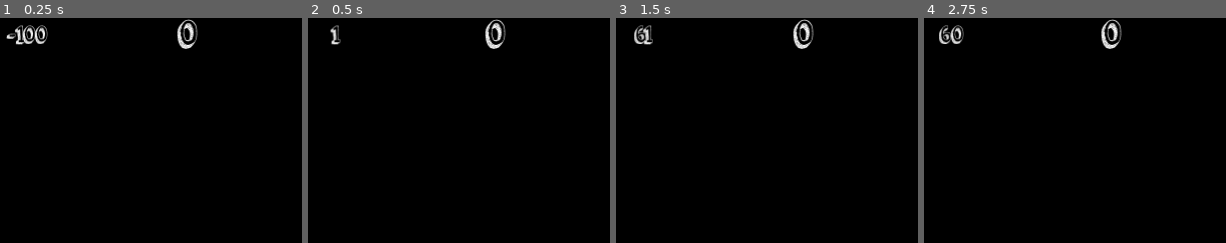
Above: before the commit, frames 1-4 (left to right).
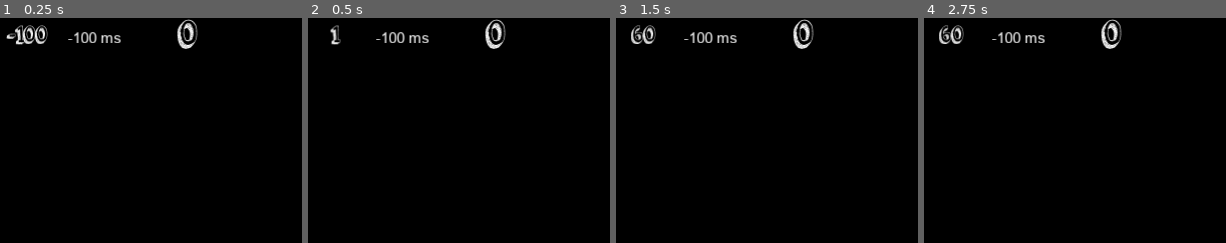
Above: after the commit, the same moments.

Repository: Ludermis/Podchest
Game: Godot game, scene res://Prefabs/Scenes/GameScene.tscn
Two runs of this game, one before a commit and one after it. Both use one fixed random seed, a clock stepped at 60 frames per second and the inputs below. This scene is started directly instead of the project's main scene.
Inputs (mouse positions are % of the whole screen's width and height, from its top left):
- Up to frame 1 (0.25 s): no input
- Up to frame 2 (0.5 s): no input
- Up to frame 3 (1.5 s): move the mouse to (93, 45) at 0.52 s; hold D (right) 0.53-1.28 s; click (93, 45) at 0.6 s; tap Enter at 1.25 s; move the mouse to (38, 55) at 1.27 s; hold S (down) from 1.28 s (still down); click (38, 55) at 1.35 s
- Up to frame 4 (2.75 s): tap Space at 2 s; move the mouse to (77, 28) at 2.02 s; release S (down) at 2.03 s; hold D (right) from 2.03 s (still down); tap Mouse wheel down (wheeldown) at 2.1 s; click (77, 28) at 2.3 s
The pictures show only the part of the screen within x 0-50%, y 0-50%; the shares and areas given below are measured in that part.

The runs differ from the first frame. In frame 1, 0.4% of the frame differs, in the area x 22-41%, y 6-12%; in frame 2, 0.4%; in frame 3, 1.0%, in the area x 4-41%, y 3-12%; in frame 4, 0.4%.

Commit message:
Lynext
Lynext Theorem artık daha iyi

Diff:
--- a/Prefabs/Characters/Villager.tscn
+++ b/Prefabs/Characters/Villager.tscn
@@ -199,6 +199,7 @@
 script = ExtResource( 2 )
 
 [node name="Schyte" type="Sprite" parent="."]
+visible = false
 position = Vector2( 0, -24 )
 scale = Vector2( 2, 2 )
 texture = ExtResource( 3 )
--- a/Prefabs/Scenes/GameScene.tscn
+++ b/Prefabs/Scenes/GameScene.tscn
@@ -21,6 +21,13 @@
 use_filter = true
 font_data = ExtResource( 2 )
 
+[sub_resource type="DynamicFont" id=11]
+size = 24
+outline_size = 2
+outline_color = Color( 0, 0, 0, 1 )
+use_filter = true
+font_data = ExtResource( 5 )
+
 [sub_resource type="StyleBoxFlat" id=3]
 bg_color = Color( 0.498039, 0.647059, 1, 1 )
 corner_radius_top_right = 16
@@ -84,6 +91,18 @@
 margin_bottom = 64.0
 custom_fonts/font = SubResource( 2 )
 text = "-100"
+align = 1
+valign = 1
+__meta__ = {
+"_edit_use_anchors_": false
+}
+
+[node name="Ping" type="Label" parent="CanvasLayer"]
+margin_left = 128.0
+margin_right = 216.0
+margin_bottom = 64.0
+custom_fonts/font = SubResource( 11 )
+text = "-100 ms"
 align = 1
 valign = 1
 __meta__ = {
--- a/Scripts/Characters/Villager.gd
+++ b/Scripts/Characters/Villager.gd
@@ -4,10 +4,13 @@
 var jumpHeight = 1024
 var acceleration = 64
 var maxSpeed = 384
-var peerID
+var id
 var team = -1
 var canMove = true
 var arrowEffect : Node2D
+
+var animation = "" setget setAnimation
+var animationPlaying = false setget setAnimationPlaying
 
 var skills = 	{1:
 					{
@@ -23,18 +26,17 @@
 					}
 				}
 
+func setAnimation (anim):
+	$Sprite.animation = anim
+
+func setAnimationPlaying (playing):
+	$Sprite.playing = playing
+	if playing == false:
+		$Sprite.frame = 5
+
 func _ready():
-	if peerID == Client.selfPeerID:
-		print("Timer started")
-		$DirtTimer.start()
-
-func setup (id, pos, color, t):
-	peerID = id
-	position = pos
 	set_physics_process(true)
-	Vars.players[peerID] = self
-	modulate = color.blend(Color(1,1,1,0.5))
-	team = t
+	$DirtTimer.start()
 
 func anySkillCasting ():
 	return (skills[1]["casting"] || skills[2]["casting"])
@@ -44,7 +46,6 @@
 
 func skillSystem ():
 	# SKILL 1
-
 	if !skills[1]["casting"]:
 		if skills[1]["lastCasted"] + skills[1]["cooldown"] > Vars.time:
 			get_tree().root.get_node("Main/CanvasLayer/Skill1/Progress").get_material().set_shader_param("value",(Vars.time - skills[1]["lastCasted"]) / skills[1]["cooldown"] * 100)
@@ -88,7 +89,6 @@
 			skills[1]["castLocation"] = get_global_mouse_position()
 			canMove = false
 			$Sprite.play("cast")
-			get_tree().root.get_node("Main").rpc_id(1,"updateAnimation",Client.selfPeerID,$Sprite.animation)
 			skills[1]["castStarted"] = Vars.time
 			skills[1]["effect"].queue_free()
 			arrowEffect.queue_free()
@@ -102,8 +102,6 @@
 			$Sprite.stop()
 			$Sprite.animation = "down"
 			$Sprite.frame = 5
-			get_tree().root.get_node("Main").rpc_id(1,"updateAnimation",Client.selfPeerID,"down")
-			get_tree().root.get_node("Main").rpc_id(1,"updateAnimation",Client.selfPeerID,"stop")
 			get_tree().root.get_node("Main/CanvasLayer/ProgressBar").visible = false
 			skills[1]["casting"] = false
 			skills[1]["lastCasted"] = Vars.time
@@ -151,7 +149,6 @@
 			skills[2]["castLocation"] = get_global_mouse_position()
 			canMove = false
 			$Sprite.play("cast")
-			get_tree().root.get_node("Main").rpc_id(1,"updateAnimation",Client.selfPeerID,$Sprite.animation)
 			skills[2]["castStarted"] = Vars.time
 			skills[2]["effect"].queue_free()
 			arrowEffect.queue_free()
@@ -165,16 +162,13 @@
 			$Sprite.stop()
 			$Sprite.animation = "down"
 			$Sprite.frame = 5
-			get_tree().root.get_node("Main").rpc_id(1,"updateAnimation",Client.selfPeerID,"down")
-			get_tree().root.get_node("Main").rpc_id(1,"updateAnimation",Client.selfPeerID,"stop")
 			get_tree().root.get_node("Main/CanvasLayer/ProgressBar").visible = false
 			skills[2]["casting"] = false
 			skills[2]["lastCasted"] = Vars.time
 
 func _physics_process(delta):
-	if peerID != Client.selfPeerID:
+	if id != Client.selfPeerID:
 		return
-
 	# Skill System
 
 	skillSystem()
@@ -183,24 +177,19 @@
 		if Input.is_action_pressed('up'):
 			if !$Sprite.playing || $Sprite.animation != "up":
 				$Sprite.play("up")
-				get_tree().root.get_node("Main").rpc_id(1,"updateAnimation",Client.selfPeerID,$Sprite.animation)
 		elif Input.is_action_pressed('down'):
 			if !$Sprite.playing || $Sprite.animation != "down":
 				$Sprite.play("down")
-				get_tree().root.get_node("Main").rpc_id(1,"updateAnimation",Client.selfPeerID,$Sprite.animation)
 		elif Input.is_action_pressed('right'):
 			if !$Sprite.playing || $Sprite.animation != "right":
 				$Sprite.play("right")
-				get_tree().root.get_node("Main").rpc_id(1,"updateAnimation",Client.selfPeerID,$Sprite.animation)
 		elif Input.is_action_pressed('left'):
 			if !$Sprite.playing || $Sprite.animation != "left":
 				$Sprite.play("left")
-				get_tree().root.get_node("Main").rpc_id(1,"updateAnimation",Client.selfPeerID,$Sprite.animation)
 		else:
 			if $Sprite.playing:
 				$Sprite.stop()
 				$Sprite.frame = 5
-				get_tree().root.get_node("Main").rpc_id(1,"updateAnimation",Client.selfPeerID,"stop")
 
 	if Input.is_action_just_released('wheeldown'):
 		$Camera2D.zoomLevel = min($Camera2D.zoomLevel + 1,12)
@@ -223,11 +212,12 @@
 		velocity.y = lerp(velocity.y,0,Vars.friction)
 		velocity.x = lerp(velocity.x,0,Vars.friction)
 	velocity = move_and_slide(velocity,Vector2.UP)
-	get_tree().root.get_node("Main").rpc_id(1,"updatePosition",Client.selfPeerID,position)
+	get_tree().root.get_node("Main").rpc_id(1,"objectUpdated",Client.selfPeerID,Client.selfPeerID,{"position": position, "animation": $Sprite.animation, "animationPlaying": $Sprite.playing})
 
 func _on_DirtTimer_timeout():
-	var vec = Vars.optimizeVector(position + Vector2(32,32),64)
-	if !Vars.dirts.has(vec):
-		get_tree().root.get_node("Main").rpc_id(1,"dirtCreated",Client.selfPeerID,vec,Vars.myTeam)
-	elif Vars.dirts[vec].team != Vars.myTeam:
-		get_tree().root.get_node("Main").rpc_id(1,"dirtChanged",Client.selfPeerID,vec,Vars.myTeam)
+	if Client.selfPeerID == Vars.roomMaster:
+		var vec = Vars.optimizeVector(position + Vector2(32,32),64)
+		if !Vars.dirts.has(vec):
+			get_tree().root.get_node("Main").rpc_id(1,"dirtCreated",Client.selfPeerID,vec,team)
+		elif Vars.dirts[vec].team != team:
+			get_tree().root.get_node("Main").rpc_id(1,"dirtChanged",Client.selfPeerID,vec,team)
--- a/Scripts/Global/Vars.gd
+++ b/Scripts/Global/Vars.gd
@@ -3,7 +3,6 @@
 var friction = 0.2
 var serverIP = "176.41.149.112"
 var serverPort = 27015
-var players = {}
 var dirtCount = 0
 var dirts = {}
 var teams = {}
@@ -20,7 +19,6 @@
 func clearVars():
 	roomMaster = -1
 	objects = {}
-	players = {}
 	dirtCount = 0
 	dirts = {}
 	teams = {}
--- a/Scripts/Objects/BearTrap.gd
+++ b/Scripts/Objects/BearTrap.gd
@@ -9,12 +9,13 @@
 var trapTimeRemaining = 0
 
 func _ready():
-	if Vars.myTeam != Vars.players[whoSummoned]["team"]:
-		modulate = Vars.teams[Vars.players[whoSummoned]["team"]]["color"].blend(Color(1,1,1,0.3))
+	if Vars.myTeam != Vars.objects[whoSummoned]["team"]:
+		modulate = Vars.teams[Vars.objects[whoSummoned]["team"]]["color"].blend(Color(1,1,1,0.3))
 
 func _process(delta):
 	if trappedPlayer == Client.selfPeerID:
-		Vars.players[Client.selfPeerID].canMove = false
+		Vars.objects[Client.selfPeerID].canMove = false
+		Vars.objects[Client.selfPeerID].animationPlaying = false
 	if Vars.roomMaster == Client.selfPeerID:
 		if !planted:
 			position = position.move_toward(endPosition,delta * speed)
@@ -33,11 +34,10 @@
 		if !planted:
 			return
 		print(str(body))
-		if body.is_in_group("Player") && Vars.players[body.peerID]["team"] != Vars.players[whoSummoned]["team"]:
+		if body.is_in_group("Player") && Vars.objects[body.id]["team"] != Vars.objects[whoSummoned]["team"]:
 			trapTimeRemaining = 2
-			trappedPlayer = body.peerID
-
+			trappedPlayer = body.id
 
 func _on_BearTrap_tree_exited():
 	if trappedPlayer == Client.selfPeerID:
-		Vars.players[Client.selfPeerID].canMove = true
+		Vars.objects[Client.selfPeerID].canMove = true
--- a/Scripts/Objects/Seed.gd
+++ b/Scripts/Objects/Seed.gd
@@ -10,8 +10,8 @@
 var timeToExplode = 5
 
 func _ready():
-	if Vars.myTeam != Vars.players[whoSummoned]["team"]:
-		modulate = Vars.teams[Vars.players[whoSummoned]["team"]]["color"].blend(Color(1,1,1,0.3))
+	if Vars.myTeam != Vars.objects[whoSummoned]["team"]:
+		modulate = Vars.teams[Vars.objects[whoSummoned]["team"]]["color"].blend(Color(1,1,1,0.3))
 
 func _process(delta):
 	$Particles2D.process_material.scale = materialScale
@@ -36,6 +36,6 @@
 
 func dirtToPos (pos):
 	if !Vars.dirts.has(pos):
-		get_tree().root.get_node("Main").rpc_id(1,"dirtCreated",Client.selfPeerID,pos,Vars.players[whoSummoned]["team"])
-	elif Vars.dirts[pos].team != Vars.players[whoSummoned]["team"]:
-		get_tree().root.get_node("Main").rpc_id(1,"dirtChanged",Client.selfPeerID,pos,Vars.players[whoSummoned]["team"])
+		get_tree().root.get_node("Main").rpc_id(1,"dirtCreated",Client.selfPeerID,pos,Vars.objects[whoSummoned]["team"])
+	elif Vars.dirts[pos].team != Vars.objects[whoSummoned]["team"]:
+		get_tree().root.get_node("Main").rpc_id(1,"dirtChanged",Client.selfPeerID,pos,Vars.objects[whoSummoned]["team"])
--- a/Scripts/Scenes/GameScene.gd
+++ b/Scripts/Scenes/GameScene.gd
@@ -12,31 +12,21 @@
 	elif what == MainLoop.NOTIFICATION_WM_FOCUS_OUT:
 		rpc_id(1,"playerUnfocused",Client.selfPeerID)
 
-remote func positionUpdated (who, newPosition):
-	if Vars.players.has(who):
-		Vars.players[who].position = newPosition
-
-remote func animationUpdated (who, anim):
-	if Vars.players.has(who):
-		if anim != "stop":
-			Vars.players[who].get_node("Sprite").play(anim)
-		else:
-			Vars.players[who].get_node("Sprite").stop()
-			Vars.players[who].get_node("Sprite").frame = 5
-
-remote func playerJoined (who, d):
+remote func playerJoined (who, obj, data):
 	print(str("New user instanced ", who))
-	var newPlayer = preload("res://Prefabs/Characters/Villager.tscn").instance()
-	newPlayer.setup(who,d["position"],d["color"],d["team"])
-	if newPlayer.peerID == Client.selfPeerID:
+	var node = load(obj).instance()
+	for i in data.keys():
+		node.set(i,data[i])
+	if node.id == Client.selfPeerID:
 		print("Camera working.")
-		Vars.myTeam = d["team"]
-		newPlayer.add_child(preload("res://Prefabs/Misc/PlayerCamera.tscn").instance())
-	add_child(newPlayer)
+		Vars.myTeam = data["team"]
+		node.add_child(preload("res://Prefabs/Misc/PlayerCamera.tscn").instance())
+	Vars.objects[data["id"]] = node
+	add_child(node)
 
 remote func playerDisconnected (who):
 	print(str("A user disconnected ", who))
-	Vars.players[who].queue_free()
+	Vars.objects[who].queue_free()
 
 remote func dirtCreated (d):
 	Vars.dirtCount += 1
@@ -95,12 +85,13 @@
 	$EndTimer.start()
 	get_tree().paused = true
 
-remote func gotGameTime (time):
+remote func gotGameTime (time, unixTime):
+	$"CanvasLayer/Ping".text = str(OS.get_system_time_msecs() - unixTime) + " ms"
 	$"CanvasLayer/Time".text = Vars.timeToString(time)
 
 func _on_FPSTimer_timeout():
 	$"CanvasLayer/FPS".set_text(str(Engine.get_frames_per_second()))
-	rpc_id(1,"demandGameTime",Client.selfPeerID)
+	rpc_id(1,"demandGameTime",Client.selfPeerID,OS.get_system_time_msecs())
 
 func _on_EndTimer_timeout():
 	get_tree().paused = false
Not shown: 1 places in Prefabs/Scenes/GameScene.tscn that only renumber resources
